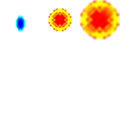
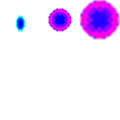
Two versions of the same layered image (120 × 120). Layer-by-layer changes:
painted on "Transformation" over [left=80, top=0, right=120, bottom=40]
painted on "Layer #1" over [left=48, top=5, right=75, bottom=35]
